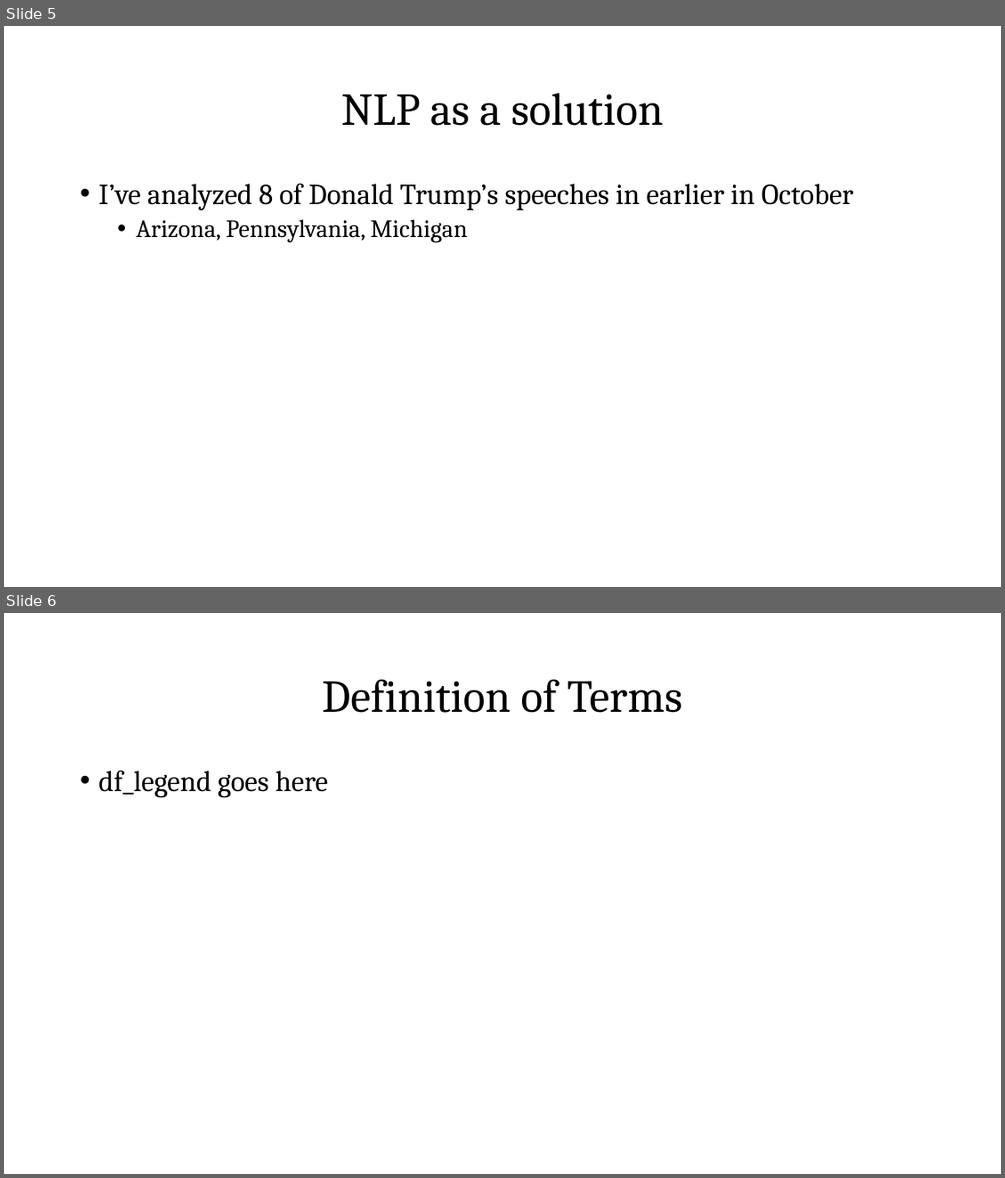
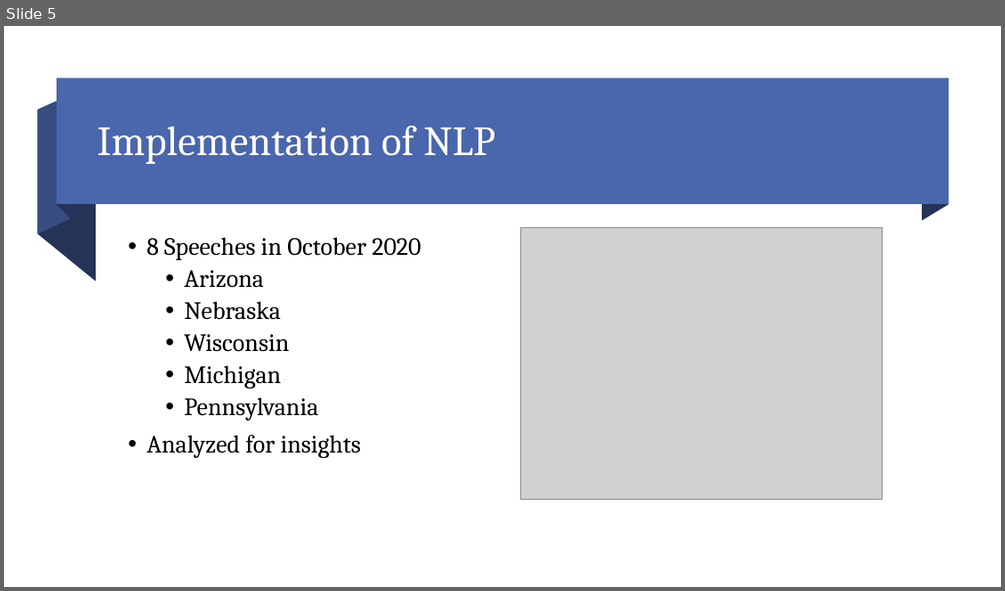
Before and after one commit to mdominguez2010/Trump-Speech-NLP, a slide deck: presentation/presentation_final.pptx. Shown one above the other, each under a label of ours: slides 5 and 6 before the commit, slide 5 after it. The pictures are 1005x1178 and 1005x591 pixels, drawn with LibreOffice and Linux fonts; fonts in the diff are those of the drawing; grey boxes stand for pictures. Boxes give left, top, right and bottom in pixels: in the first picture for what was removed or moved away, otherwise in the second. Text is boxed around its words. In the diff, an @@ line names an element or a change of style, - is before the commit and + after.

```diff
--- a/presentation/presentation_final.pptx
+++ b/presentation/presentation_final.pptx
@@ slide 6 removed at <box>4,613,1001,1174</box>, background #FFFFFF @@
@@ title removed at <box>322,679,683,713</box> @@
-Definition of Terms
@@ text removed at <box>98,771,328,797</box> @@
-• df_legend goes here
@@ slide 5 changed as well @@
@@ group added at <box>38,79,948,281</box>: 4 freeform shapes, 1 rectangle @@
@@ title at <box>97,126,494,164</box>: text changed; size 44 to 40 pt; text colour #000000 to #FFFFFF @@
-NLP as a solution
+Implementation of NLP
@@ text at <box>146,237,421,458</box>: text changed; size 28 to 24 pt @@
-• I’ve analyzed 8 of Donald Trump’s speeches in earlier in October
-  • Arizona, Pennsylvania, Michigan
+• 8 Speeches in October 2020
+  • Arizona
+  • Nebraska
+  • Wisconsin
+  • Michigan
+  • Pennsylvania
+• Analyzed for insights
@@ picture added at <box>521,227,882,499</box> @@
```
Also in this commit, not shown: 1 other slide changed, 7 slides added, 7 other slides removed, 9 other files.
